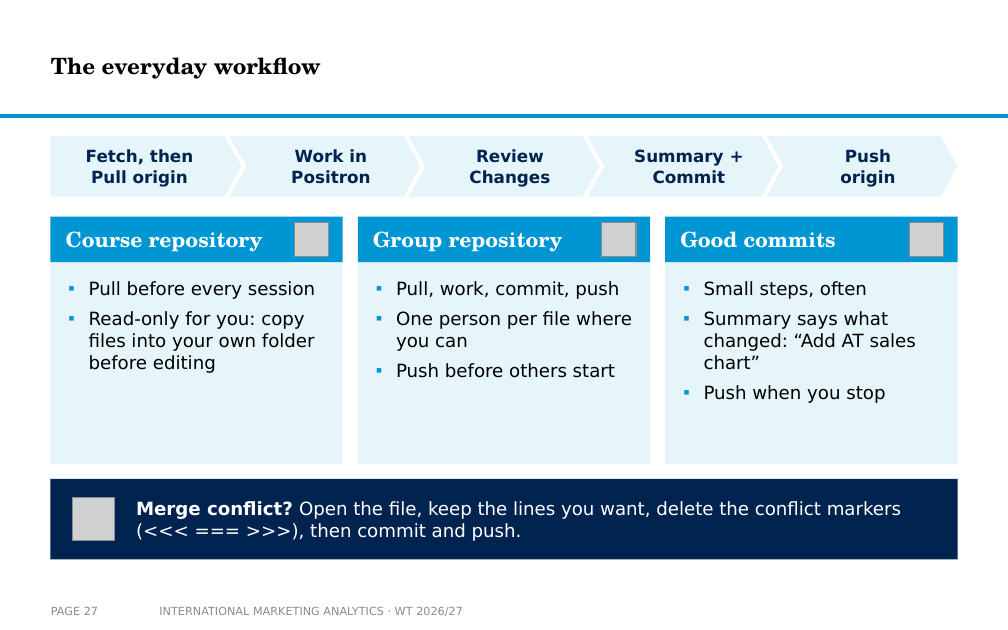
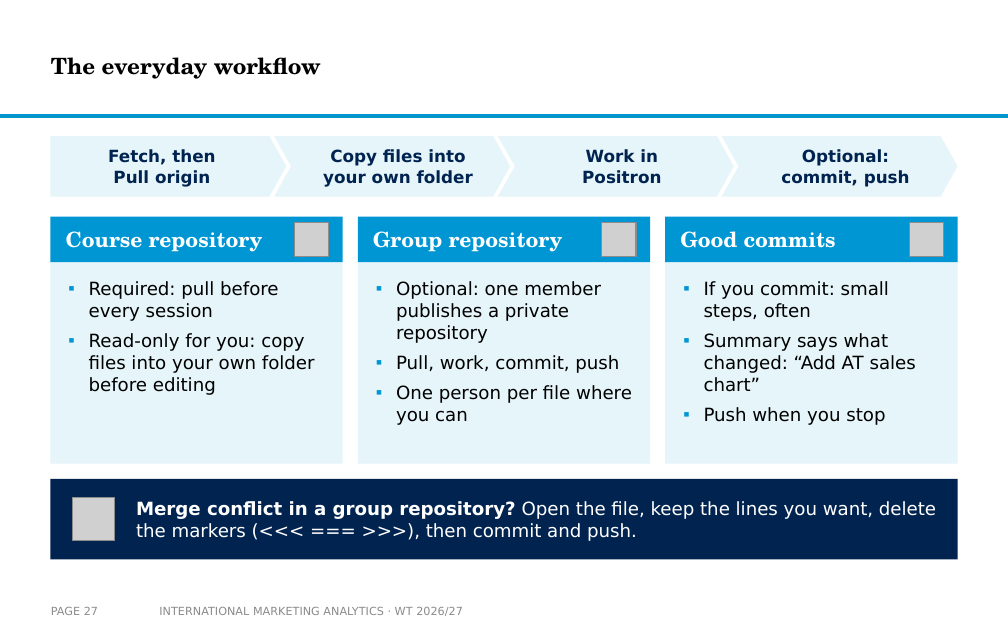
Before and after one commit to arnefloh-wu/International-Marketing-Analytics, a slide deck: slide 27 of slides/01a_setup-and-registration_WT26-27.pptx. Drawn at 1008x630 pixels with LibreOffice and Linux fonts; fonts in the diff are those of the drawing; grey boxes stand for pictures; background and template pictures are left out. Boxes give left, top, right and bottom in pixels: in the first picture for what was removed or moved away, otherwise in the second. Text is boxed around its words. In the diff, an @@ line names an element or a change of style, - is before the commit and + after.

```diff
--- a/slides/01a_setup-and-registration_WT26-27.pptx
+++ b/slides/01a_setup-and-registration_WT26-27.pptx
@@ pentagon arrow "Fetch, then Pull origin": place and size @@
-pentagon arrow "Fetch, then Pull origin" at box(50, 136, 242, 197)
+pentagon arrow "Fetch, then Pull origin" at box(50, 136, 286, 197)
@@ chevron added at box(274, 136, 510, 197), fill #E5F5FA, 12 pt, text #002350, bold @@
+Copy files into
+your own folder
@@ chevron removed at box(408, 136, 600, 197) @@
-Review
-Changes
@@ chevron "Work in Positron": place and size @@
-chevron "Work in Positron" at box(230, 136, 421, 197)
+chevron "Work in Positron" at box(498, 136, 734, 197)
@@ chevron removed at box(588, 136, 779, 197) @@
-Summary +
-Commit
@@ chevron "Optional: commit, push": place and size @@
-chevron "Optional: commit, push" at box(766, 136, 958, 197)
+chevron "Optional: commit, push" at box(722, 136, 958, 197)
@@ text in chevron at box(781, 149, 910, 187): text changed @@
-Push
-origin
+Optional:
+commit, push
@@ text at box(89, 281, 278, 321): text changed @@
-▪ Pull before every session
+▪ Required: pull before every session
@@ text at box(396, 281, 601, 343): paragraph added @@
+▪ Optional: one member publishes a private repository
@@ text at box(704, 281, 889, 321): text changed @@
-▪ Small steps, often
+▪ If you commit: small steps, often
@@ text at box(396, 363, 615, 378): paragraph removed @@
-▪ Push before others start
@@ text at box(136, 501, 936, 541): text changed @@
-Merge conflict? Open the file, keep the lines you want, delete the conflict markers (<<< === >>>), then commit and push.
+Merge conflict in a group repository? Open the file, keep the lines you want, delete the markers (<<< === >>>), then commit and push.
```
Also in this commit, not shown: 8 other slides changed, 4 other files.
